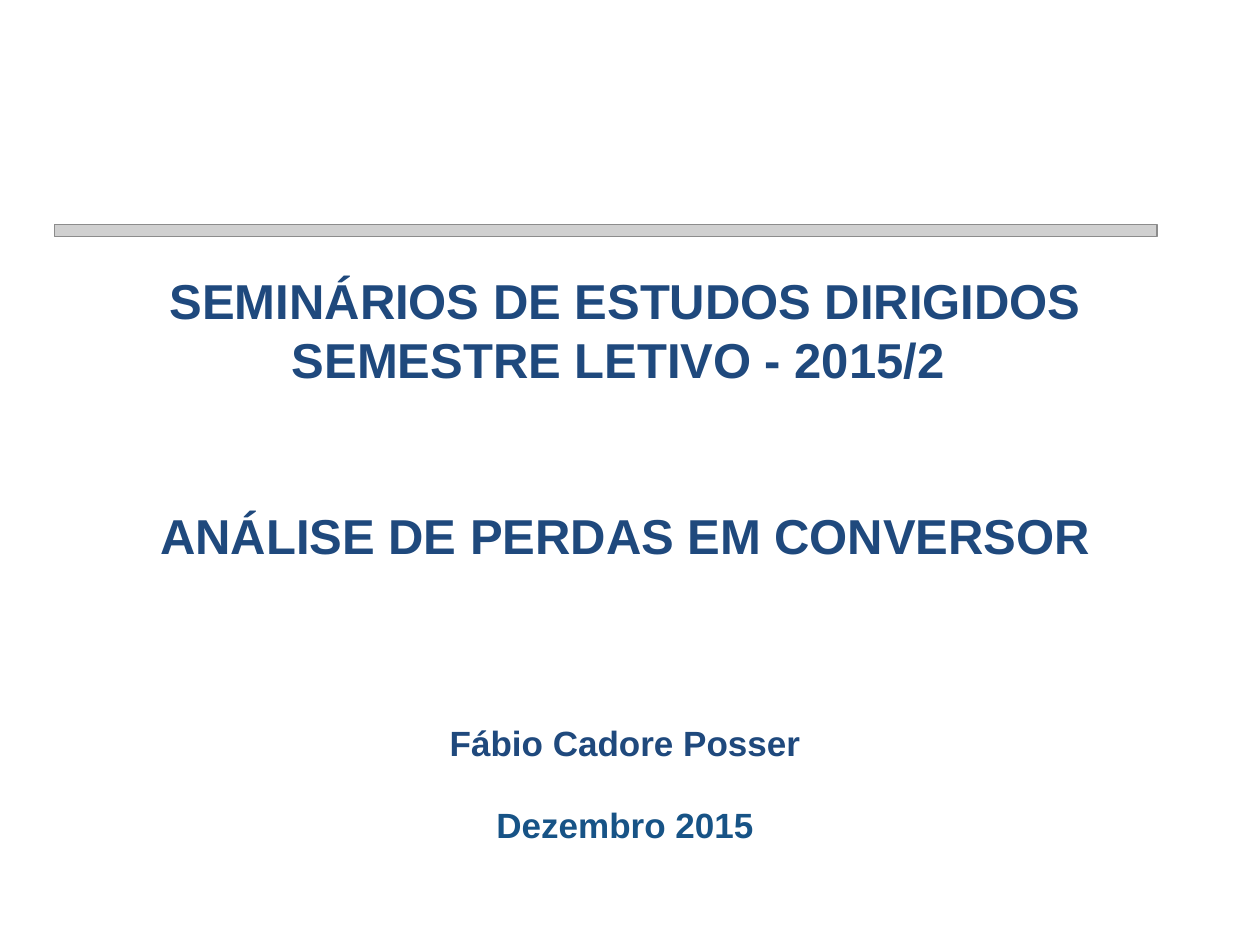
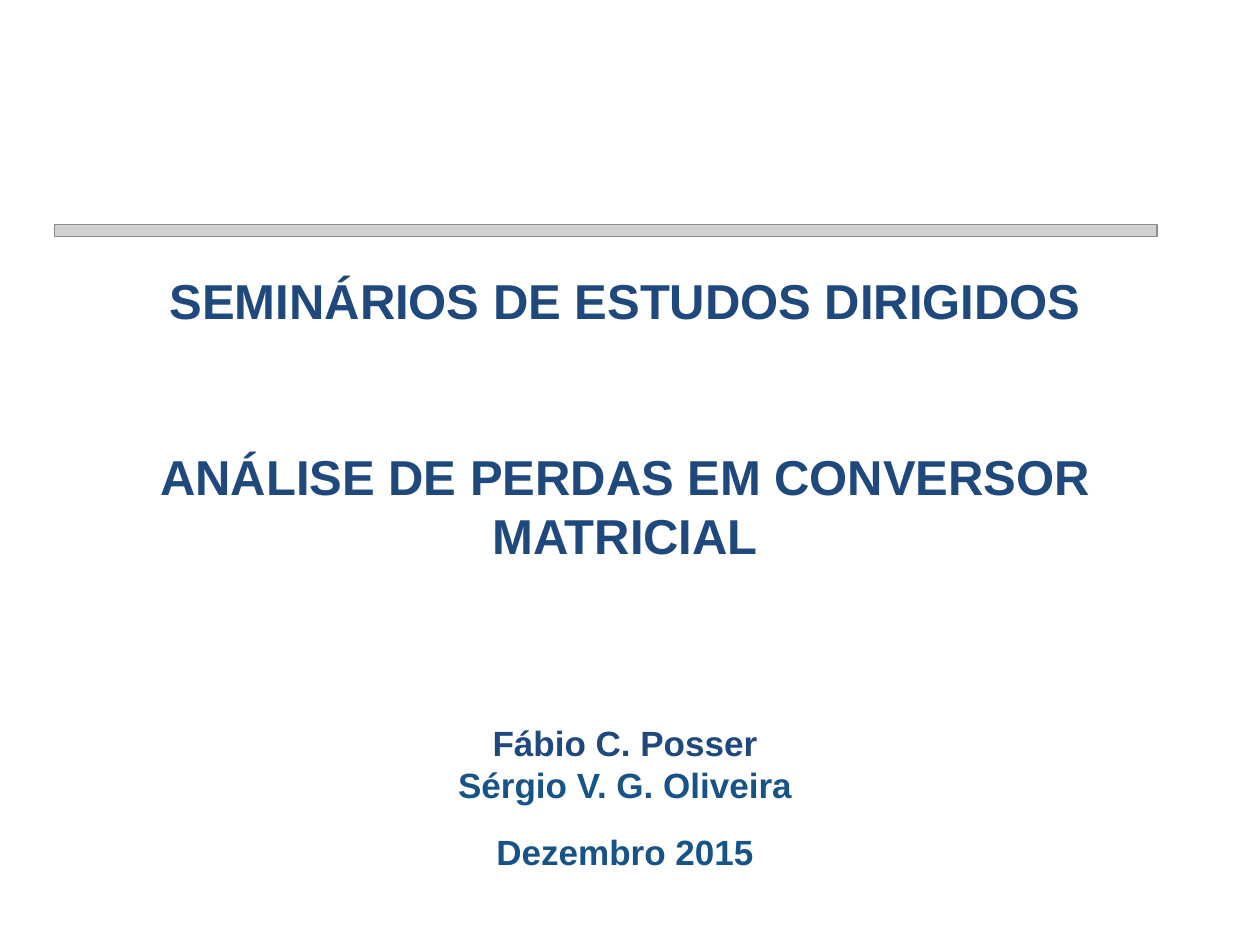
Before and after one commit to smarley2/ED1, a slide deck: slide 1 of Apresentação ED - Análise de perdas em conversor matricial - Fábio Posser.pptx. Drawn at 1260x945 pixels with LibreOffice and Linux fonts; fonts in the diff are those of the drawing; grey boxes stand for pictures; background and template pictures are left out. Boxes give left, top, right and bottom in pixels: in the first picture for what was removed or moved away, otherwise in the second. Text is boxed around its words. In the diff, an @@ line names an element or a change of style, - is before the commit and + after.

```diff
--- a/Apresentação ED - Análise de perdas em conversor matricial - Fábio Posser.pptx
+++ b/Apresentação ED - Análise de perdas em conversor matricial - Fábio Posser.pptx
@@ text at <box>160,457,1090,555</box>: text changed @@
-SEMESTRE LETIVO - 2015/2
-ANÁLISE DE PERDAS EM CONVERSOR
+ANÁLISE DE PERDAS EM CONVERSOR MATRICIAL
@@ text at <box>458,730,791,805</box>: text changed; text colour #1F497D to #175386 @@
-Fábio Cadore Posser
+Fábio C. Posser
+Sérgio V. G. Oliveira
@@ text "Dezembro 2015": place and size @@
-text "Dezembro 2015" at <box>496,812,753,839</box>
+text "Dezembro 2015" at <box>496,839,753,866</box>
```
Also in this commit, not shown: 7 other slides changed, 11 slides added, 2 slides removed, 1 other file.
